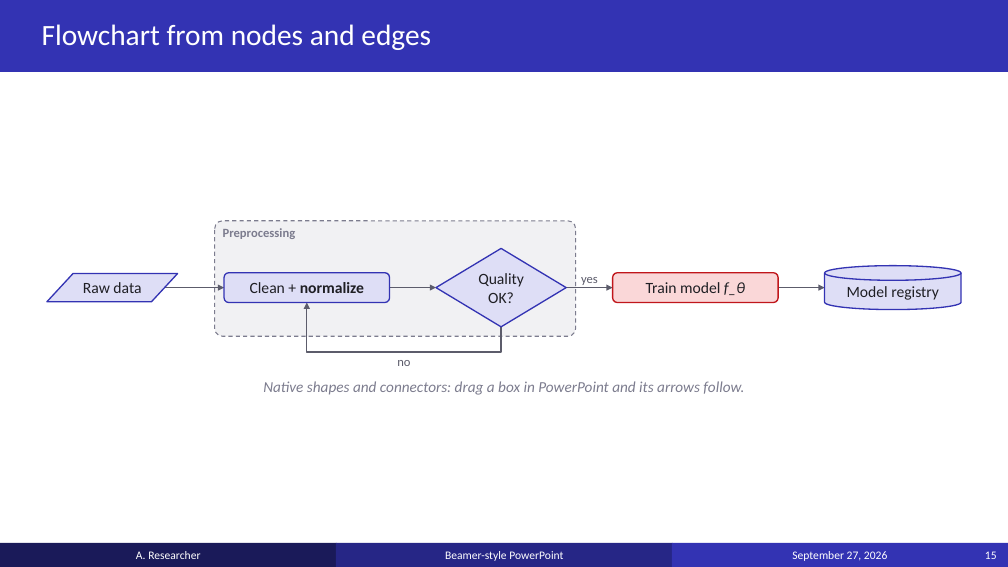
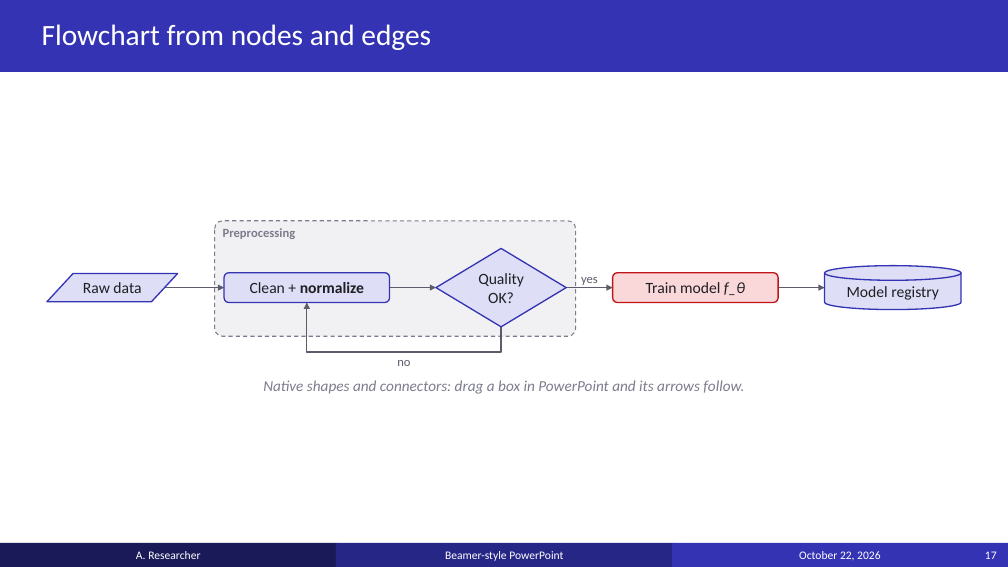
Before and after one commit to anoted/ppt-templated, a slide deck: slide 17 of examples/example_deck.pptx (slide 15 before the commit). Drawn at 1008x567 pixels with LibreOffice and Linux fonts; fonts in the diff are those of the drawing. Boxes give left, top, right and bottom in pixels: in the first picture for what was removed or moved away, otherwise in the second. Text is boxed around its words. In the diff, an @@ line names an element or a change of style, - is before the commit and + after.

```diff
--- a/examples/example_deck.pptx
+++ b/examples/example_deck.pptx
@@ text in rectangle at (x1=799, y1=551, x2=880, y2=560): text changed @@
-September 27, 2026
+October 22, 2026
@@ page number at (x1=985, y1=551, x2=997, y2=559): text changed @@
-15
+17
```
Also in this commit, not shown: 19 other slides changed, 4 slides added, 1 slide removed, 17 other files.
